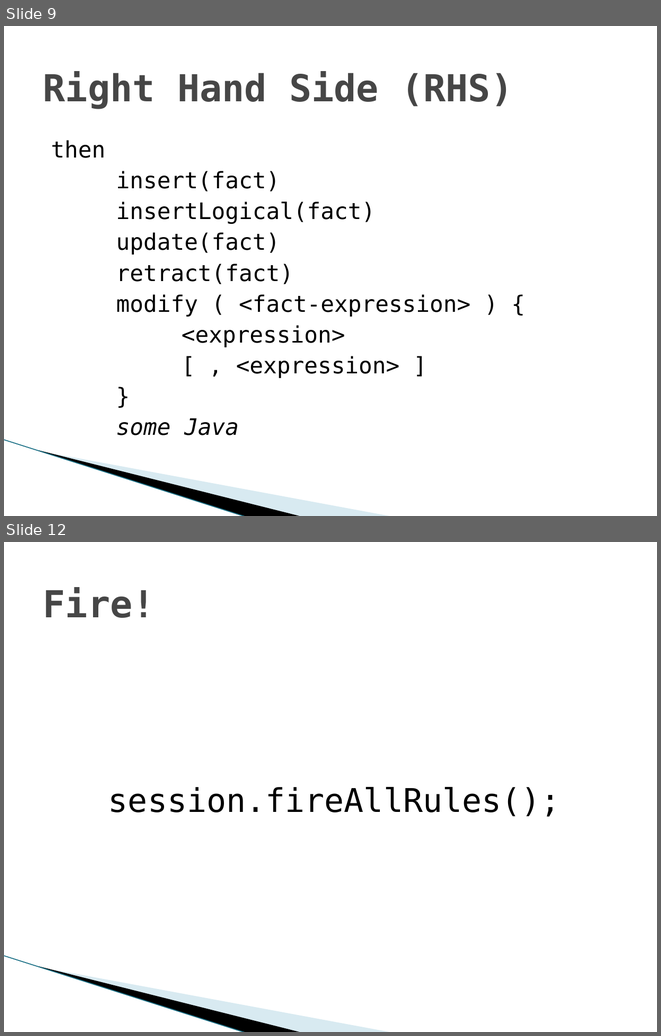
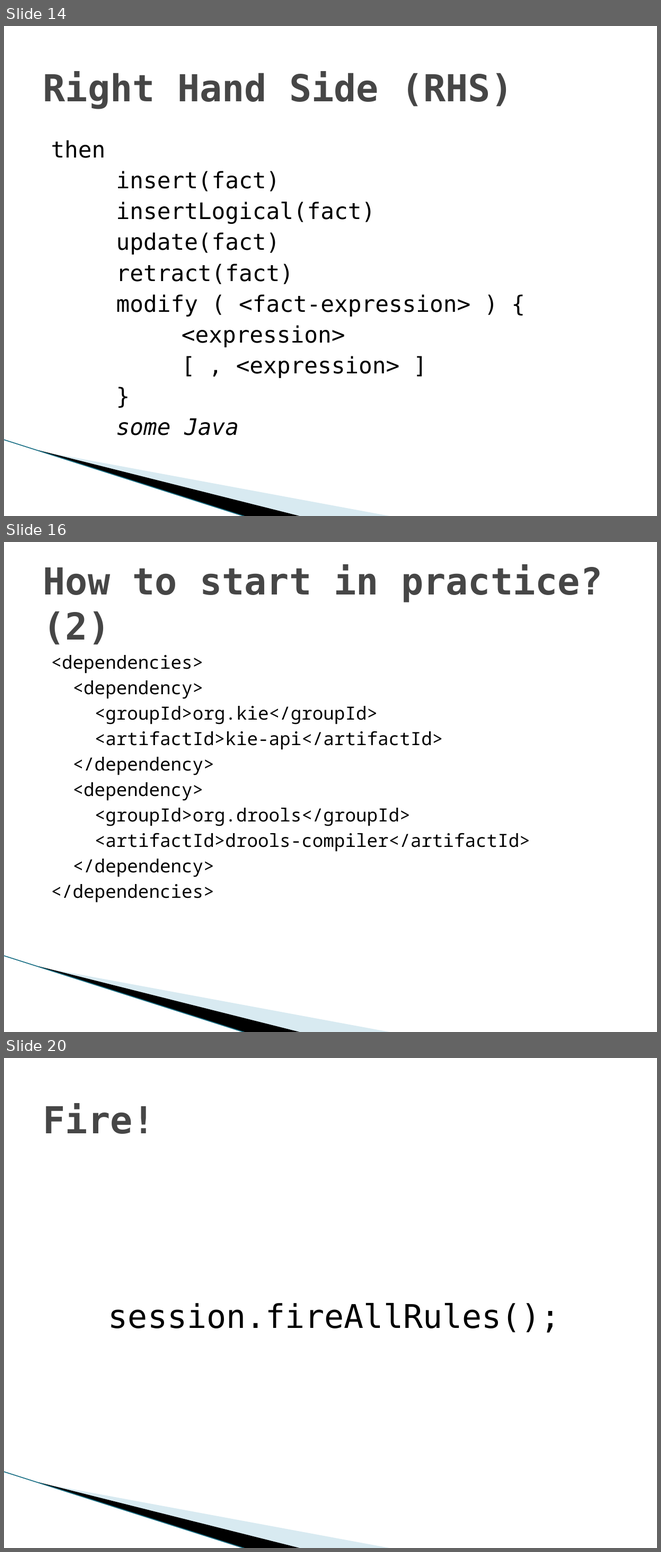
Before and after one commit to gspandy/drools-presentation-and-examples, a slide deck: drools-business-rules-engine.pptx. Shown one above the other, each under a label of ours: slides 9 and 12 before the commit, slides 14, 16 and 20 after it; the slides between them are not shown. The pictures are 661x1036 and 661x1552 pixels, drawn with LibreOffice and Linux fonts; fonts in the diff are those of the drawing; background and template pictures are left out. Boxes give left, top, right and bottom in pixels: in the first picture for what was removed or moved away, otherwise in the second. Text is boxed around its words. In the diff, an @@ line names an element or a change of style, - is before the commit and + after.

```diff
--- a/drools-business-rules-engine.pptx
+++ b/drools-business-rules-engine.pptx
@@ slide 16 added at [4, 542, 657, 1032], background #FFFFFF; not listed: 3 template elements that a slide beside it also shows @@
@@ title added at [43, 565, 602, 645], 41 pt, text #464646, bold @@
+How to start in practice? (2)
@@ text added at [51, 655, 530, 902], 20 pt, text #000000 @@
+<dependencies>
+<dependency>
+<groupId>org.kie</groupId>
+<artifactId>kie-api</artifactId>
+</dependency>
+<dependency>
+<groupId>org.drools</groupId>
+<artifactId>drools-compiler</artifactId>
+</dependency>
+</dependencies>
@@ what was slide 9 is now slide 14 @@
@@ what was slide 12 is now slide 20 @@
```
Also in this commit, not shown: 2 slides changed, 11 other slides added, 3 slides removed.
